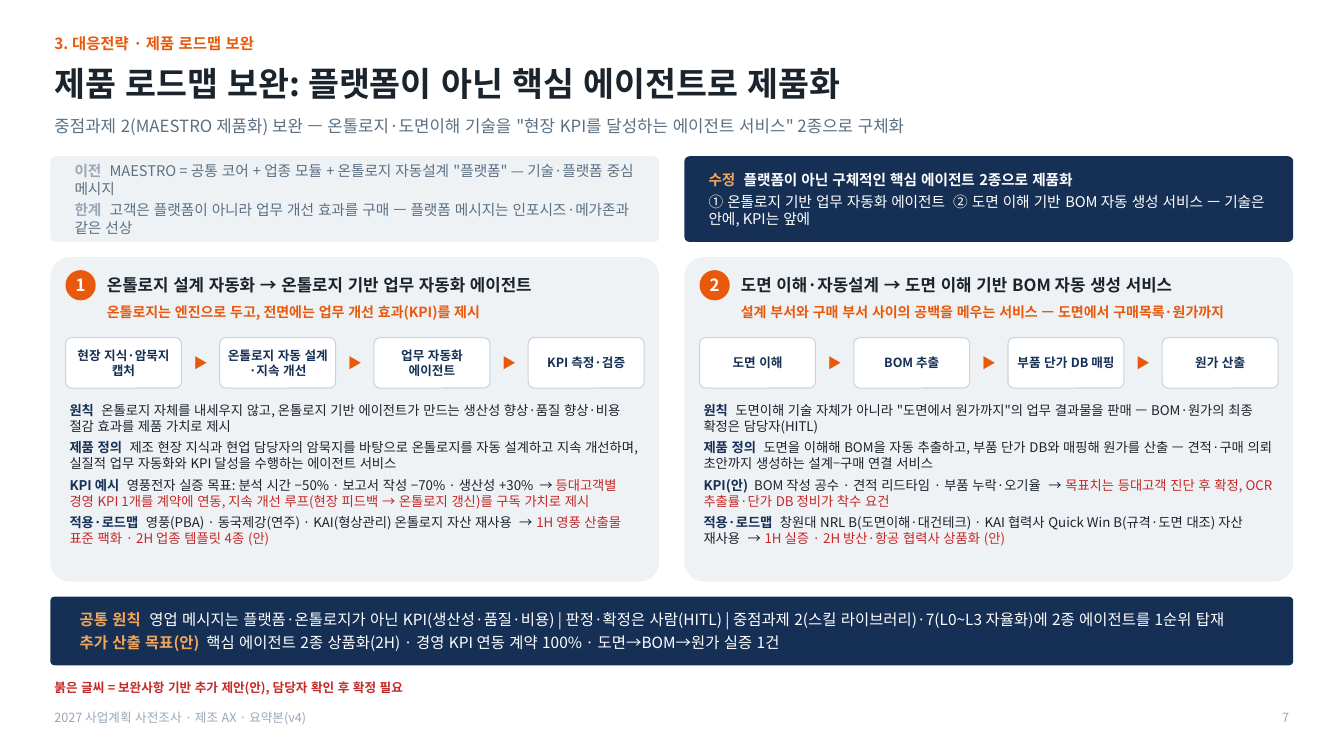
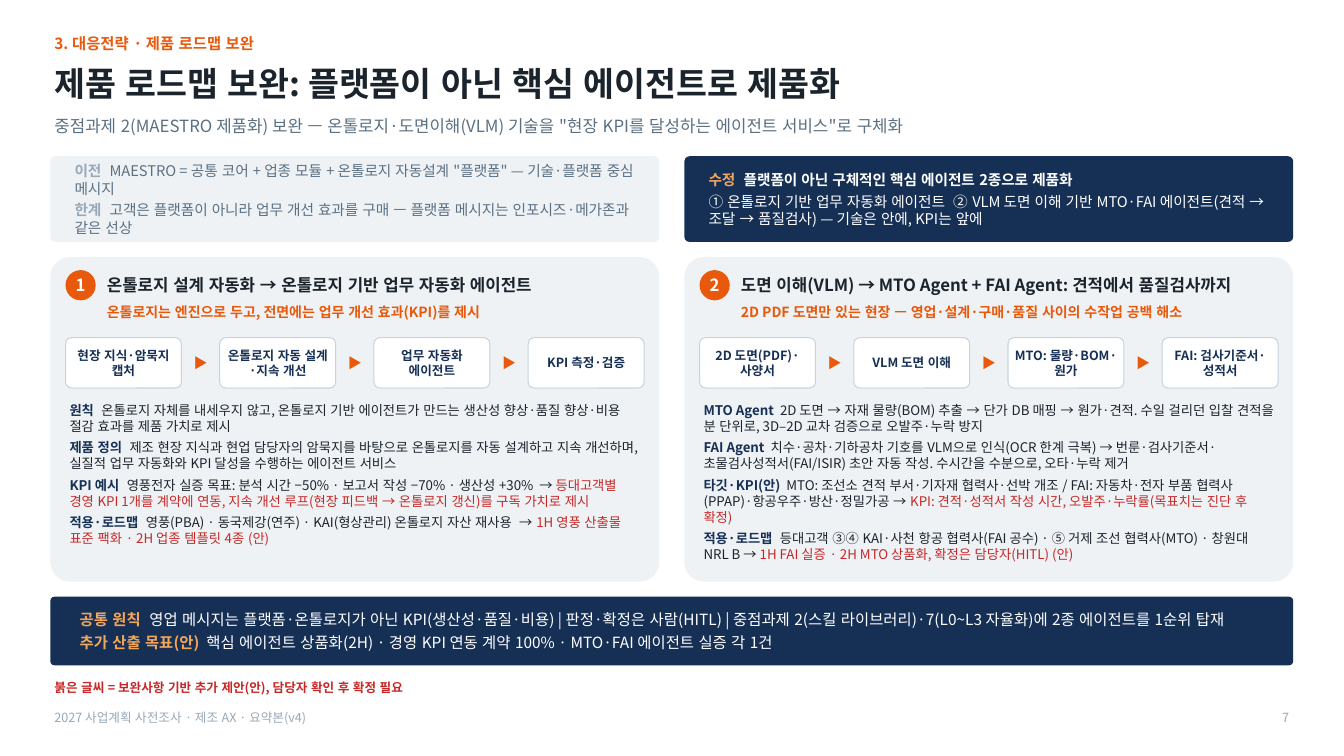
Before and after one commit to Jacob-Yeom/claude, a slide deck: slide 8 of output/2027_mfg_AX_summary_v4_1_product_roadmap_supplement.pptx. Drawn at 1344x756 pixels with LibreOffice and Linux fonts; fonts in the diff are those of the drawing. Boxes give left, top, right and bottom in pixels: in the first picture for what was removed or moved away, otherwise in the second. Text is boxed around its words. In the diff, an @@ line names an element or a change of style, - is before the commit and + after.

```diff
--- a/output/2027_mfg_AX_summary_v4_1_product_roadmap_supplement.pptx
+++ b/output/2027_mfg_AX_summary_v4_1_product_roadmap_supplement.pptx
@@ text at [54, 118, 903, 135]: text changed @@
-중점과제 2(MAESTRO 제품화) 보완 — 온톨로지·도면이해 기술을 "현장 KPI를 달성하는 에이전트 서비스" 2종으로 구체화
+중점과제 2(MAESTRO 제품화) 보완 — 온톨로지·도면이해(VLM) 기술을 "현장 KPI를 달성하는 에이전트 서비스"로 구체화
@@ text at [709, 194, 1246, 227]: text changed @@
-① 온톨로지 기반 업무 자동화 에이전트 ② 도면 이해 기반 BOM 자동 생성 서비스 — 기술은 안에, KPI는 앞에
+① 온톨로지 기반 업무 자동화 에이전트 ② VLM 도면 이해 기반 MTO·FAI 에이전트(견적 → 조달 → 품질검사) — 기술은 안에, KPI는 앞에
@@ text at [741, 277, 1232, 295]: text changed @@
-도면 이해·자동설계 → 도면 이해 기반 BOM 자동 생성 서비스
+도면 이해(VLM) → MTO Agent + FAI Agent: 견적에서 품질검사까지
@@ text at [741, 305, 1182, 319]: text changed @@
-설계 부서와 구매 부서 사이의 공백을 메우는 서비스 — 도면에서 구매목록·원가까지
+2D PDF 도면만 있는 현장 — 영업·설계·구매·품질 사이의 수작업 공백 해소
@@ text in rounded rectangle at [715, 349, 800, 376]: text changed @@
-도면 이해
+2D 도면(PDF)·사양서
@@ text in rounded rectangle at [872, 356, 951, 368]: text changed @@
-BOM 추출
+VLM 도면 이해
@@ text in rounded rectangle at [1015, 349, 1117, 376]: text changed @@
-부품 단가 DB 매핑
+MTO: 물량·BOM·원가
@@ text in rounded rectangle at [1174, 349, 1265, 376]: text changed @@
-원가 산출
+FAI: 검사기준서·성적서
@@ text at [704, 404, 1274, 562]: text changed @@
-원칙 도면이해 기술 자체가 아니라 "도면에서 원가까지"의 업무 결과물을 판매 — BOM·원가의 최종 확정은 담당자(HITL)
-제품 정의 도면을 이해해 BOM을 자동 추출하고, 부품 단가 DB와 매핑해 원가를 산출 — 견적·구매 의뢰 초안까지 생성하는 설계–구매 연결 서비스
-KPI(안) BOM 작성 공수 · 견적 리드타임 · 부품 누락·오기율 → 목표치는 등대고객 진단 후 확정, OCR 추출률·단가 DB 정비가 착수 요건
-적용·로드맵 창원대 NRL B(도면이해·대건테크) · KAI 협력사 Quick Win B(규격·도면 대조) 자산 재사용 → 1H 실증 · 2H 방산·항공 협력사 상품화 (안)
+MTO Agent 2D 도면 → 자재 물량(BOM) 추출 → 단가 DB 매핑 → 원가·견적. 수일 걸리던 입찰 견적을 분 단위로, 3D–2D 교차 검증으로 오발주·누락 방지
+FAI Agent 치수·공차·기하공차 기호를 VLM으로 인식(OCR 한계 극복) → 번룬·검사기준서·초물검사성적서(FAI/ISIR) 초안 자동 작성. 수시간을 수분으로, 오타·누락 제거
+타깃·KPI(안) MTO: 조선소 견적 부서·기자재 협력사·선박 개조 / FAI: 자동차·전자 부품 협력사(PPAP)·항공우주·방산·정밀가공 → KPI: 견적·성적서 작성 시간, 오발주·누락률(목표치는 진단 후 확정)
+적용·로드맵 등대고객 ③④ KAI·사천 항공 협력사(FAI 공수) · ⑤ 거제 조선 협력사(MTO) · 창원대 NRL B → 1H FAI 실증 · 2H MTO 상품화, 확정은 담당자(HITL) (안)
@@ text at [80, 635, 773, 651]: text changed @@
-추가 산출 목표(안) 핵심 에이전트 2종 상품화(2H) · 경영 KPI 연동 계약 100% · 도면→BOM→원가 실증 1건
+추가 산출 목표(안) 핵심 에이전트 상품화(2H) · 경영 KPI 연동 계약 100% · MTO·FAI 에이전트 실증 각 1건
```
Also in this commit, not shown: 1 other file.
